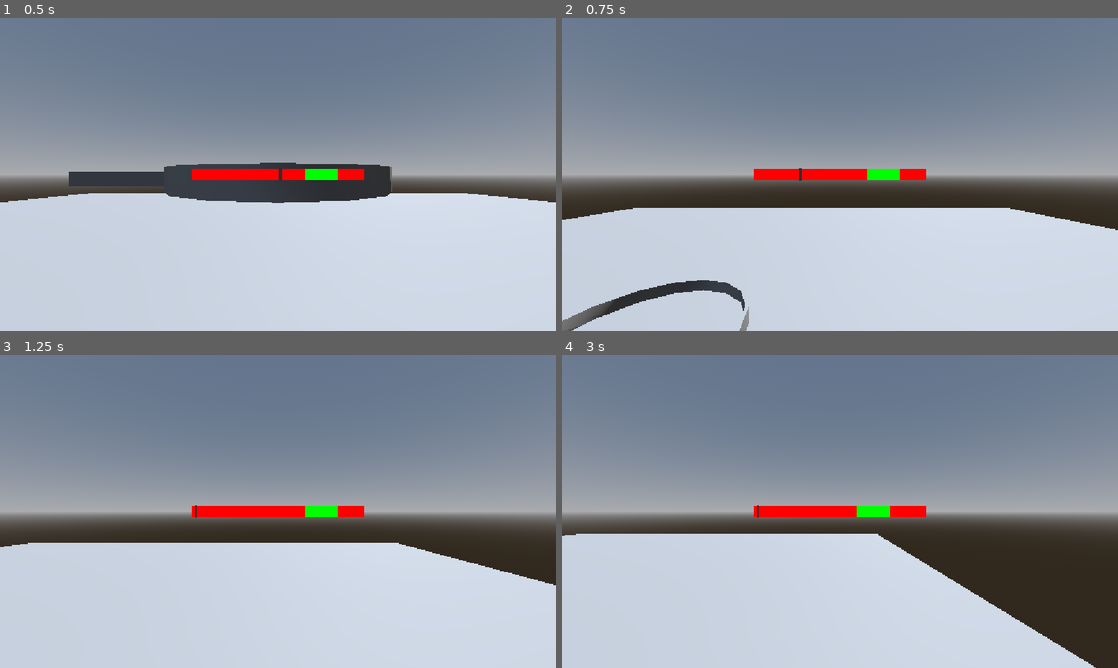
Above: before the commit, frames 1-4 (two rows, left to right).
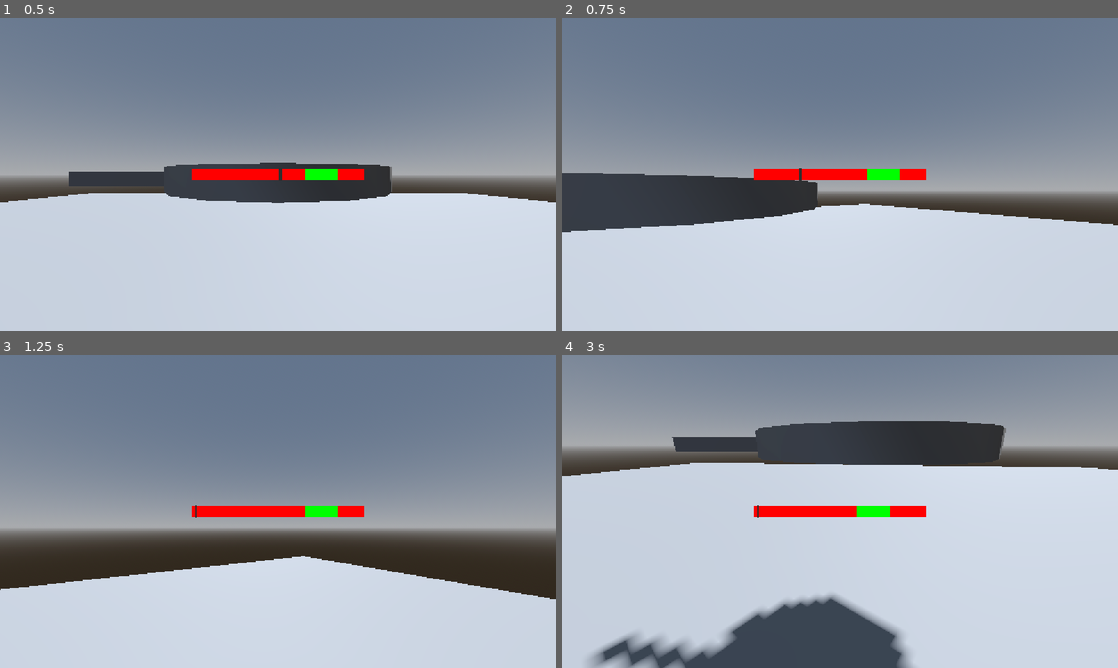
Above: after the commit, the same moments.

Repository: Surresteel/godot_gmtk_jam_july_2026
Game: Godot game, scene res://Testes/QASmoke.tscn
Two runs of this game, one before a commit and one after it. Both use one fixed random seed, a clock stepped at 60 frames per second and the inputs below.
Inputs (mouse positions are in pixels of both pictures, inside the frame that each line leads up to):
- Up to frame 1 (0.5 s): no input
- Up to frame 2 (0.75 s): tap Enter (ui_accept) at 0.5, 0.6 s; move the mouse to (962, 158) at 0.52 s; hold Right (ui_right) from 0.53 s (still down); click (962, 158) at 0.67 s
- Up to frame 3 (1.25 s): keep holding Right (ui_right); tap Space (jump, bound only after the commit) at 0.77, 0.8, 1.07 s
- Up to frame 4 (3 s): move the mouse to (728, 527) at 1.27 s; release Right (ui_right) at 1.28 s; hold Down (ui_down) 1.28-2.03 s; tap Space (jump, bound only after the commit) at 1.35, 1.52, 1.82, 2.3 s; click (728, 527) at 1.42 s; tap Enter (ui_accept) at 1.55, 2.1, 2.85 s; move the mouse to (895, 442) at 2.02 s; hold Right (ui_right) 2.03-2.78 s; click (895, 442) at 2.17 s; move the mouse to (812, 574) at 2.77 s; hold Up (ui_up) from 2.78 s (still down); click (812, 574) at 2.92 s

Frame 1 is identical in both runs. In frame 2, 11% of the frame differs, in the area x 0-100%, y 49-100%; in frame 3, 17%; in frame 4, 62%, in the area x 0-100%, y 11-100%.

Commit message:
Added basic camera controls to test character
stole it from my last project

Diff:
--- a/Cooking/FryingPan/frying_pan.tscn
+++ b/Cooking/FryingPan/frying_pan.tscn
@@ -1,6 +1,6 @@
 [gd_scene format=4 uid="uid://ehl176ciki56"]
 
-[ext_resource type="Script" uid="uid://bqau8qwhogedj" path="res://frying_pan.gd" id="1_ckwe8"]
+[ext_resource type="Script" uid="uid://bqau8qwhogedj" path="res://Cooking/FryingPan/frying_pan.gd" id="1_ckwe8"]
 [ext_resource type="Script" uid="uid://hd08ag0h56gx" path="res://Cooking/FryingPan/PrecisionGameUI.gd" id="2_ji5t8"]
 [ext_resource type="PackedScene" uid="uid://v4a8273qwfva" path="res://Cooking/Heat Area/heat_area.tscn" id="3_yh7qs"]
 
--- a/Cooking/Heat Area/heat_area.gd
+++ b/Cooking/Heat Area/heat_area.gd
@@ -9,12 +9,16 @@
 
 var current_ingridient
 
-signal increase_cook_level
+signal increase_cook_level(amount: int)
 
 
-func cook_ingridient() -> void:
+func start_cooking() -> void:
 	#cook_timer.start(current_ingridient.time_to_cook)
 	pass
 
+func stop_cooking() -> void:
+	cook_timer.stop()
+	current_ingridient = null
+
 func _on_timer_timeout() -> void:
-	increase_cook_level.emit()
+	increase_cook_level.emit(1)
--- a/Testes/QASmoke.tscn
+++ b/Testes/QASmoke.tscn
@@ -1,7 +1,7 @@
 [gd_scene format=3 uid="uid://e505jng6qa5i"]
 
 [ext_resource type="PackedScene" uid="uid://ehl176ciki56" path="res://Cooking/FryingPan/frying_pan.tscn" id="1_dwqgj"]
-[ext_resource type="PackedScene" uid="uid://cdl3urpo8e7w4" path="res://template_character.tscn" id="2_pjr2m"]
+[ext_resource type="PackedScene" uid="uid://cdl3urpo8e7w4" path="res://Testes/template_character.tscn" id="2_pjr2m"]
 
 [sub_resource type="ProceduralSkyMaterial" id="ProceduralSkyMaterial_pjr2m"]
 sky_horizon_color = Color(0.66224277, 0.6717428, 0.6867428, 1)
--- a/Testes/template character.gd
+++ b/Testes/template character.gd
@@ -5,24 +5,44 @@
 const JUMP_VELOCITY = 4.5
 
 
+@onready var camera: Camera3D = $Camera3D
+
+@export var sensitivity: float = 0.2
+
+
+# Called when the node enters the scene tree for the first time.
+func _ready() -> void:
+	Input.mouse_mode = Input.MOUSE_MODE_CAPTURED
+
 func _physics_process(delta: float) -> void:
 	# Add the gravity.
 	if not is_on_floor():
 		velocity += get_gravity() * delta
 
 	# Handle jump.
-	if Input.is_action_just_pressed("ui_accept") and is_on_floor():
+	if Input.is_action_just_pressed("jump") and is_on_floor():
 		velocity.y = JUMP_VELOCITY
 
 	# Get the input direction and handle the movement/deceleration.
 	# As good practice, you should replace UI actions with custom gameplay actions.
-	var input_dir := Input.get_vector("ui_left", "ui_right", "ui_up", "ui_down")
+	var input_dir := Input.get_vector("left", "right", "forward", "backward")
 	var direction := (transform.basis * Vector3(input_dir.x, 0, input_dir.y)).normalized()
 	if direction:
-		velocity.x = direction.x * SPEED
-		velocity.z = direction.z * SPEED
+		direction = velocity.move_toward(direction * SPEED, 0.5)
 	else:
-		velocity.x = move_toward(velocity.x, 0, SPEED)
-		velocity.z = move_toward(velocity.z, 0, SPEED)
+		direction = velocity.move_toward(Vector3.ZERO, 0.5)
+
+	velocity = Vector3(direction.x, velocity.y, direction.z)
 
 	move_and_slide()
+
+func _input(event: InputEvent) -> void:
+	if event is InputEventMouseMotion:
+		var dir = event.screen_relative
+		if dir:
+			rotation_degrees.y += dir.x * -sensitivity
+			self.rotation_degrees.x += dir.y * -sensitivity
+			if self.rotation_degrees.x >= 60:
+				self.rotation_degrees.x = 60
+			elif self.rotation_degrees.x <= -90:
+				self.rotation_degrees.x = -90
--- a/project.godot
+++ b/project.godot
@@ -19,6 +19,34 @@
 window/stretch/mode="canvas_items"
 window/stretch/aspect="expand"
 
+[input]
+
+forward={
+"deadzone": 0.2,
+"events": [Object(InputEventKey,"resource_local_to_scene":false,"resource_name":"","device":-1,"window_id":0,"alt_pressed":false,"shift_pressed":false,"ctrl_pressed":false,"meta_pressed":false,"pressed":false,"keycode":0,"physical_keycode":87,"key_label":0,"unicode":119,"location":0,"echo":false,"script":null)
+]
+}
+backward={
+"deadzone": 0.2,
+"events": [Object(InputEventKey,"resource_local_to_scene":false,"resource_name":"","device":-1,"window_id":0,"alt_pressed":false,"shift_pressed":false,"ctrl_pressed":false,"meta_pressed":false,"pressed":false,"keycode":0,"physical_keycode":83,"key_label":0,"unicode":115,"location":0,"echo":false,"script":null)
+]
+}
+left={
+"deadzone": 0.2,
+"events": [Object(InputEventKey,"resource_local_to_scene":false,"resource_name":"","device":-1,"window_id":0,"alt_pressed":false,"shift_pressed":false,"ctrl_pressed":false,"meta_pressed":false,"pressed":false,"keycode":0,"physical_keycode":65,"key_label":0,"unicode":97,"location":0,"echo":false,"script":null)
+]
+}
+right={
+"deadzone": 0.2,
+"events": [Object(InputEventKey,"resource_local_to_scene":false,"resource_name":"","device":-1,"window_id":0,"alt_pressed":false,"shift_pressed":false,"ctrl_pressed":false,"meta_pressed":false,"pressed":false,"keycode":0,"physical_keycode":68,"key_label":0,"unicode":100,"location":0,"echo":false,"script":null)
+]
+}
+jump={
+"deadzone": 0.2,
+"events": [Object(InputEventKey,"resource_local_to_scene":false,"resource_name":"","device":-1,"window_id":0,"alt_pressed":false,"shift_pressed":false,"ctrl_pressed":false,"meta_pressed":false,"pressed":false,"keycode":0,"physical_keycode":32,"key_label":0,"unicode":32,"location":0,"echo":false,"script":null)
+]
+}
+
 [physics]
 
 3d/physics_engine="Jolt Physics"
Renamed: frying_pan.gd -> Cooking/FryingPan/frying_pan.gd
Renamed: frying_pan.gd.uid -> Cooking/FryingPan/frying_pan.gd.uid
Renamed: template_character.tscn -> Testes/template_character.tscn
